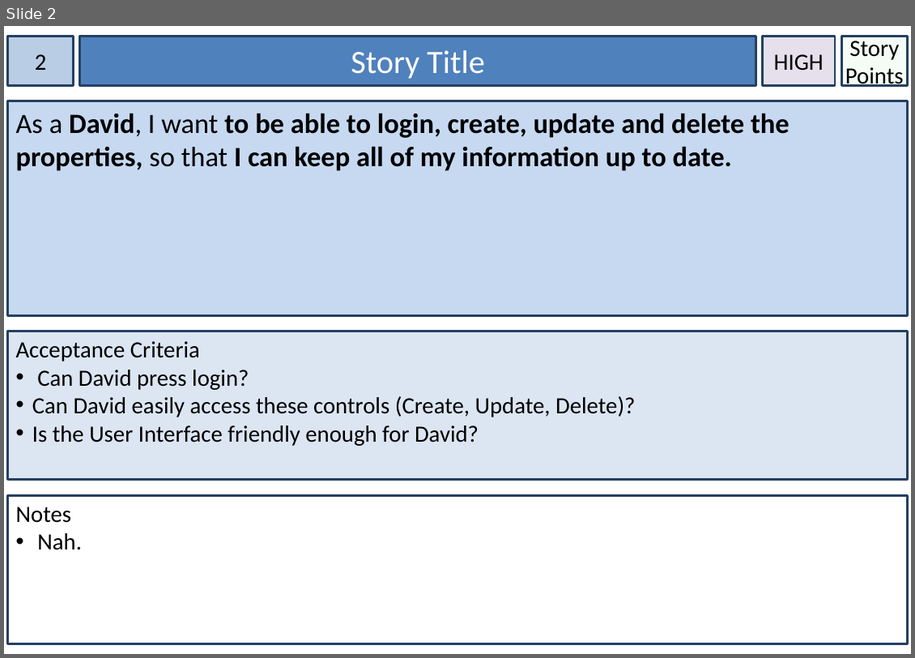
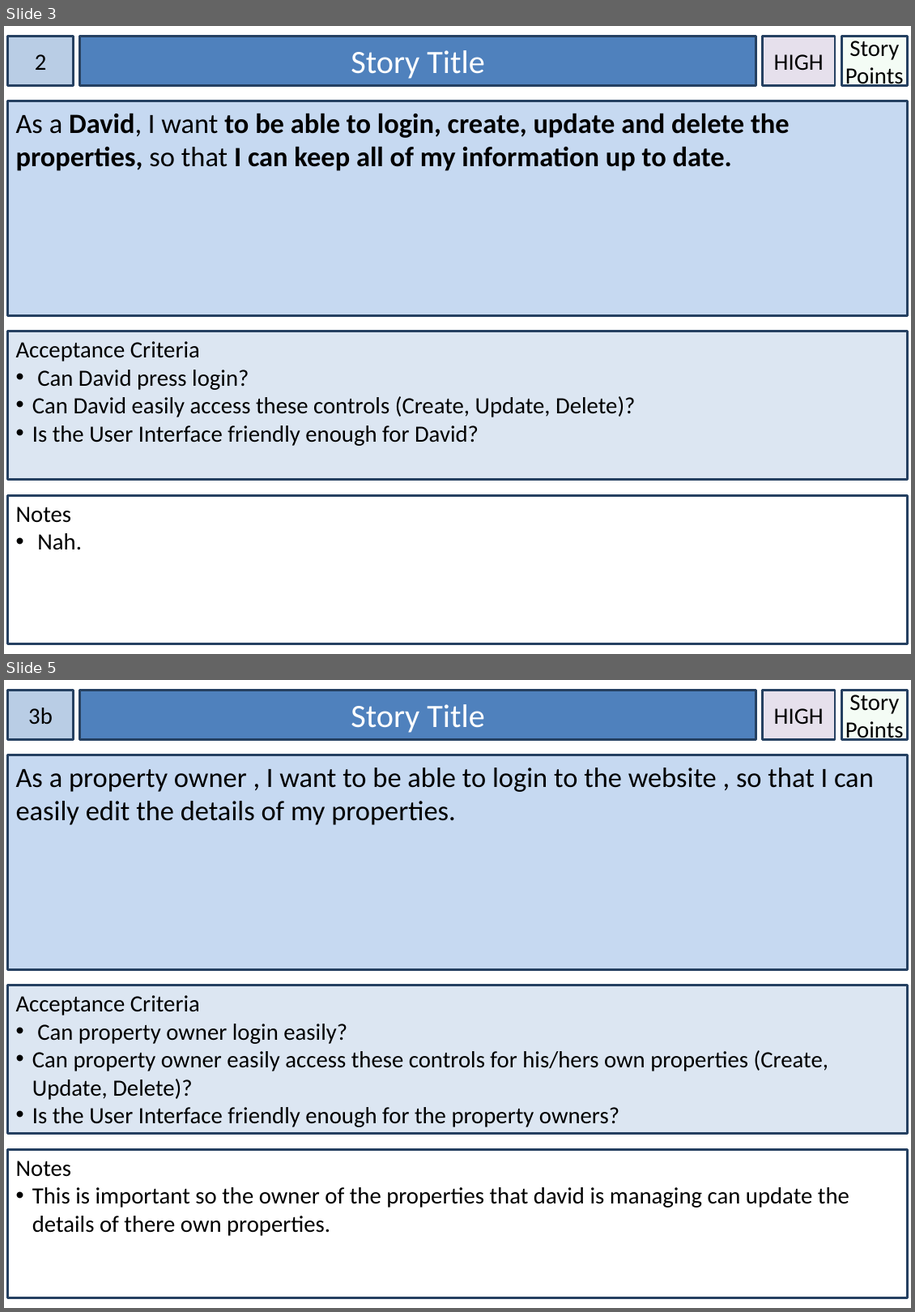
Before and after one commit to neeby/flowerpotmen, a slide deck: Things.pptx. Shown one above the other, each under a label of ours: slide 2 before the commit, slides 3 and 5 after it; the slides between them are not shown. The pictures are 915x658 and 915x1312 pixels, drawn with LibreOffice and Linux fonts; fonts in the diff are those of the drawing. Boxes give left, top, right and bottom in pixels: in the first picture for what was removed or moved away, otherwise in the second. Text is boxed around its words. In the diff, an @@ line names an element or a change of style, - is before the commit and + after.

```diff
--- a/Things.pptx
+++ b/Things.pptx
@@ slide 5 added at (x1=4, y1=680, x2=911, y2=1308), background #FFFFFF @@
@@ rectangle added at (x1=7, y1=690, x2=74, y2=739), fill #B9CDE5, outline #254061 2 pt, 20 pt, text #000000 @@
+3b
@@ rectangle added at (x1=80, y1=690, x2=756, y2=739), fill #4F81BD, outline #254061 2 pt, 28 pt, text #FFFFFF @@
+Story Title
@@ rectangle added at (x1=763, y1=690, x2=836, y2=739), fill #E6E0EC, outline #254061 2 pt, 20 pt, text #000000 @@
+HIGH
@@ rectangle added at (x1=842, y1=690, x2=908, y2=739), fill #CCF0CD at 20% opacity, outline #254061 2 pt, 20 pt, text #000000 @@
+Story Points
@@ rectangle added at (x1=7, y1=755, x2=908, y2=970), fill #C6D9F1, outline #254061 2 pt, 24 pt, text #000000 @@
+As a property owner , I want to be able to login to the website , so that I can easily edit the details of my properties.
@@ rectangle added at (x1=7, y1=985, x2=908, y2=1134), fill #DCE6F2, outline #254061 2 pt, 20 pt, text #000000 @@
+Acceptance Criteria
+• Can property owner login easily?
+• Can property owner easily access these controls for his/hers own properties (Create, Update, Delete)?
+• Is the User Interface friendly enough for the property owners?
@@ rectangle added at (x1=7, y1=1150, x2=908, y2=1298), fill #FFFFFF, outline #254061 2 pt, 20 pt, text #000000 @@
+Notes
+• This is important so the owner of the properties that david is managing can update the details of there own properties.
@@ what was slide 2 is now slide 3 @@
```
Also in this commit, not shown: 4 other slides added.
